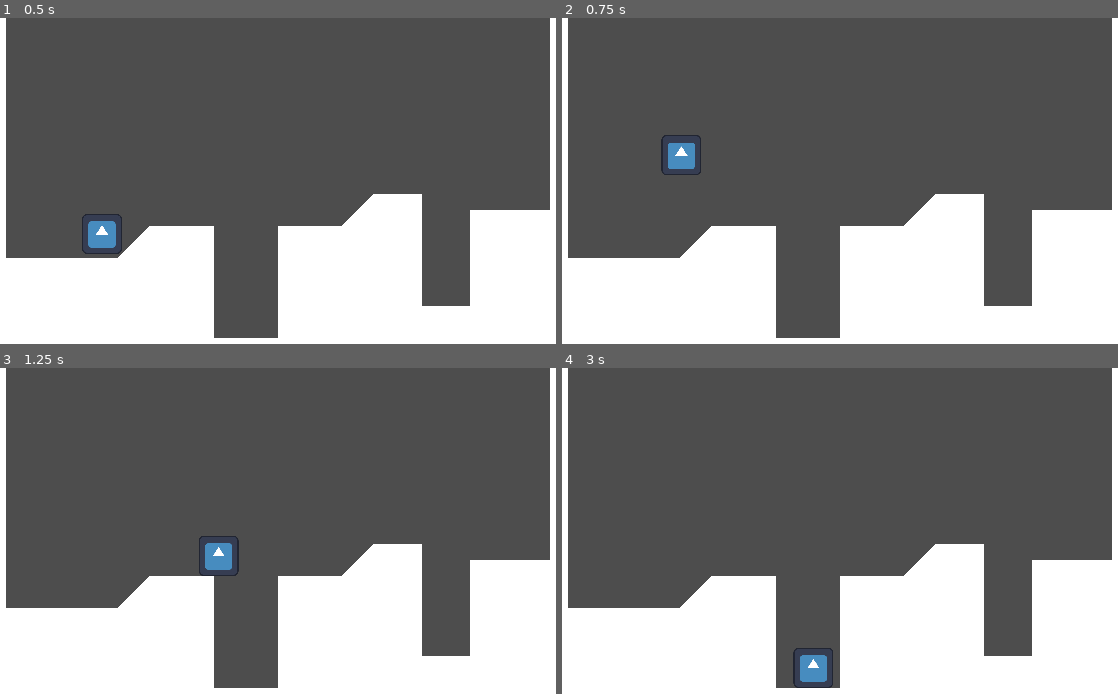
Above: before the commit, frames 1-4 (two rows, left to right).
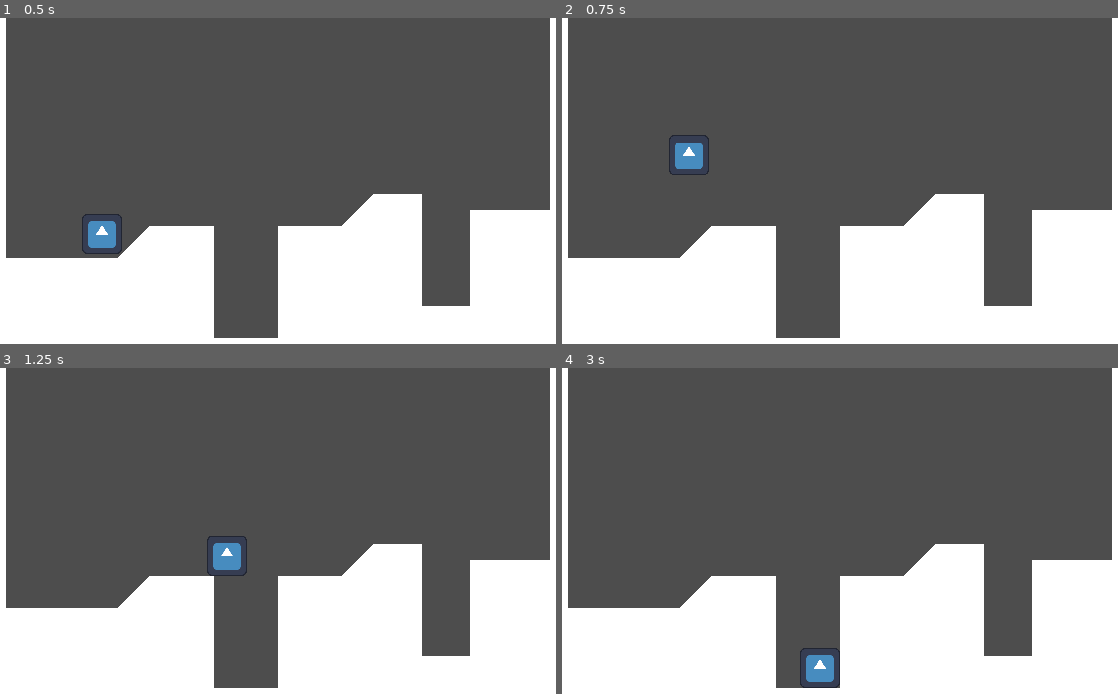
Above: after the commit, the same moments.

Repository: mtzamanpk/EnviroFormer
Game: Godot game, scene res://world.tscn
The game is run twice, just before and just after one commit, with the same random seed, the same clock (stepped at 60 frames per second) and the same inputs. The engine's default icon, where the game draws it, is replaced by a stand-in: a white triangle on a blue panel in a dark square.
Inputs:
- Up to frame 1 (0.5 s): no input
- Up to frame 2 (0.75 s): tap Enter (ui_accept) at 0.5 s; hold Right (ui_right) from 0.53 s (still down)
- Up to frame 3 (1.25 s): keep holding Right (ui_right); tap Enter (ui_accept) at 0.77 s
- Up to frame 4 (3 s): tap Enter (ui_accept) at 1.52, 2 s; release Right (ui_right) at 2.03 s; hold Left (ui_left) 2.03-2.78 s; hold Right (ui_right) from 2.78 s (still down)

Frame 1 is identical in both runs. In frame 2, 0.4% of the frame differs, in the area x 17-27%, y 35-49%; in frame 3, 0.4%, in the area x 35-45%, y 51-64%; in frame 4, 0.4%.

Commit message:
added friction and adjusted acceleration

Diff:
--- a/src/player.gd
+++ b/src/player.gd
@@ -2,7 +2,8 @@
 
 
 const SPEED = 100.0
-const ACCELERATION = 400
+const ACCELERATION = 600
+const FRICTION = 1000
 const JUMP_VELOCITY = -275.0
 
 # Get the gravity from the project settings to be synced with RigidBody nodes.
@@ -24,6 +25,6 @@
 	if direction:
 		velocity.x = move_toward(velocity.x, SPEED * direction, ACCELERATION * delta)
 	else:
-		velocity.x = move_toward(velocity.x, 0, SPEED)
+		velocity.x = move_toward(velocity.x, 0, FRICTION * delta)
 
 	move_and_slide()
